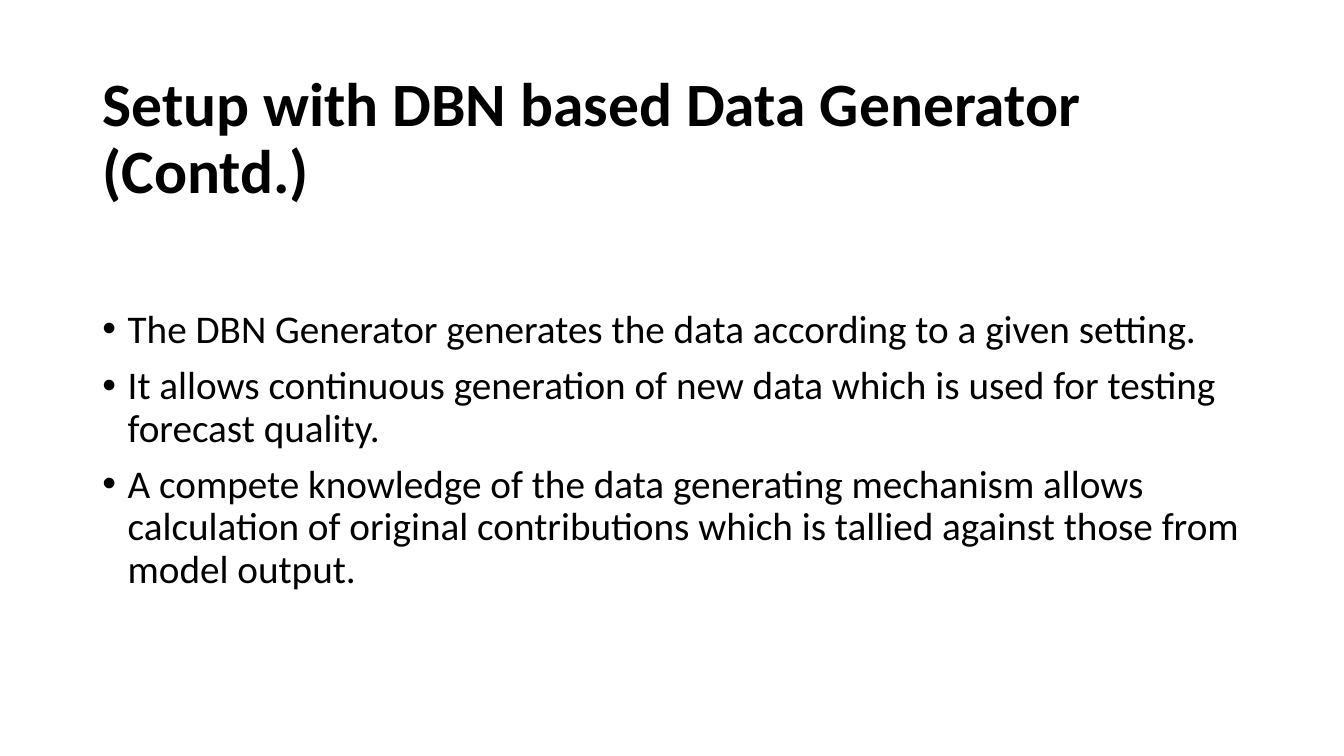
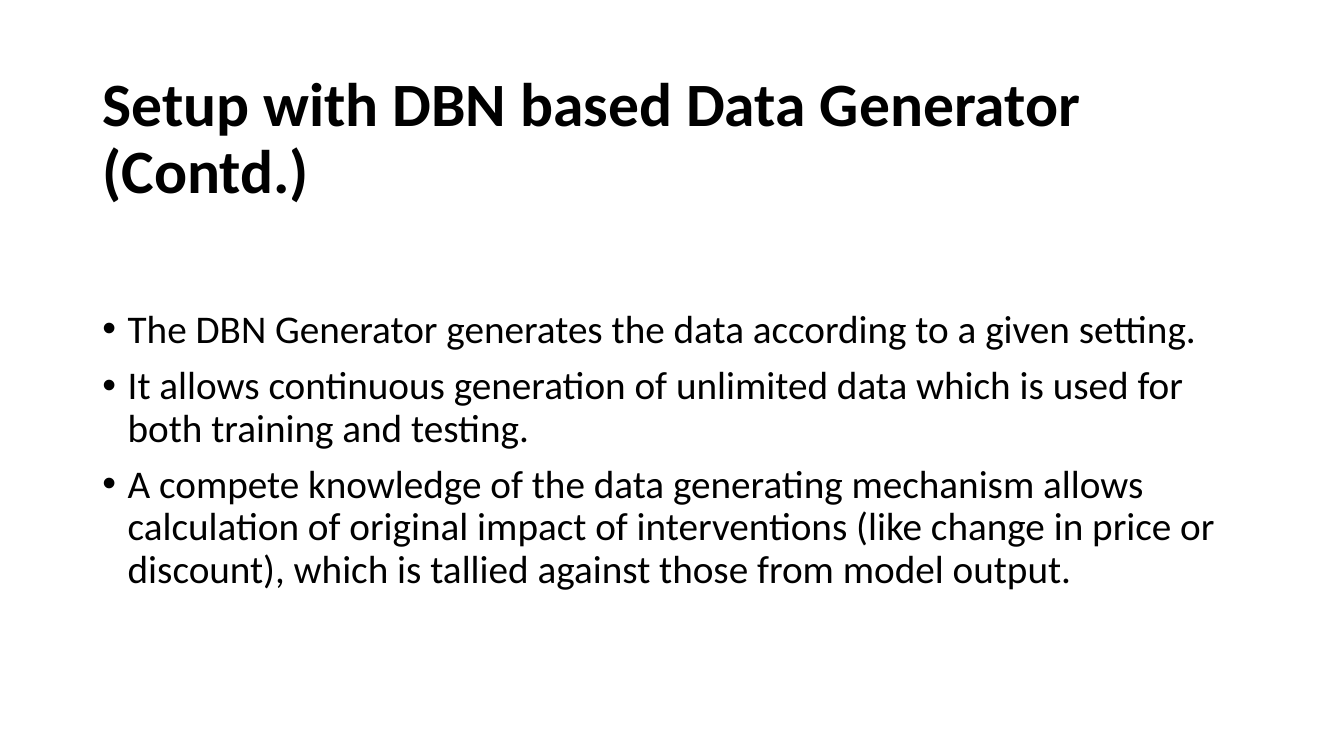
Before and after one commit to AnirbanChakraborty06/DBN-Data-Generator, a slide deck: slide 22 of Utility of Dynamic Bayesian Networks.pptx (slide 16 before the commit). Drawn at 1344x756 pixels with LibreOffice and Linux fonts; fonts in the diff are those of the drawing. Boxes give left, top, right and bottom in pixels: in the first picture for what was removed or moved away, otherwise in the second. Text is boxed around its words. In the diff, an @@ line names an element or a change of style, - is before the commit and + after.

Commit message:
Updating presentation on utility of DBN-Generator
Few slides have been added to the existing presentation.

```diff
--- a/Utility of Dynamic Bayesian Networks.pptx
+++ b/Utility of Dynamic Bayesian Networks.pptx
@@ text at bbox=[128, 371, 1214, 590]: text changed @@
-• It allows continuous generation of new data which is used for testing forecast quality.
-• A compete knowledge of the data generating mechanism allows calculation of original contributions which is tallied against those from model output.
+• It allows continuous generation of unlimited data which is used for both training and testing.
+• A compete knowledge of the data generating mechanism allows calculation of original impact of interventions (like change in price or discount), which is tallied against those from model output.
```
Also in this commit, not shown: 5 other slides changed, 7 slides added.
